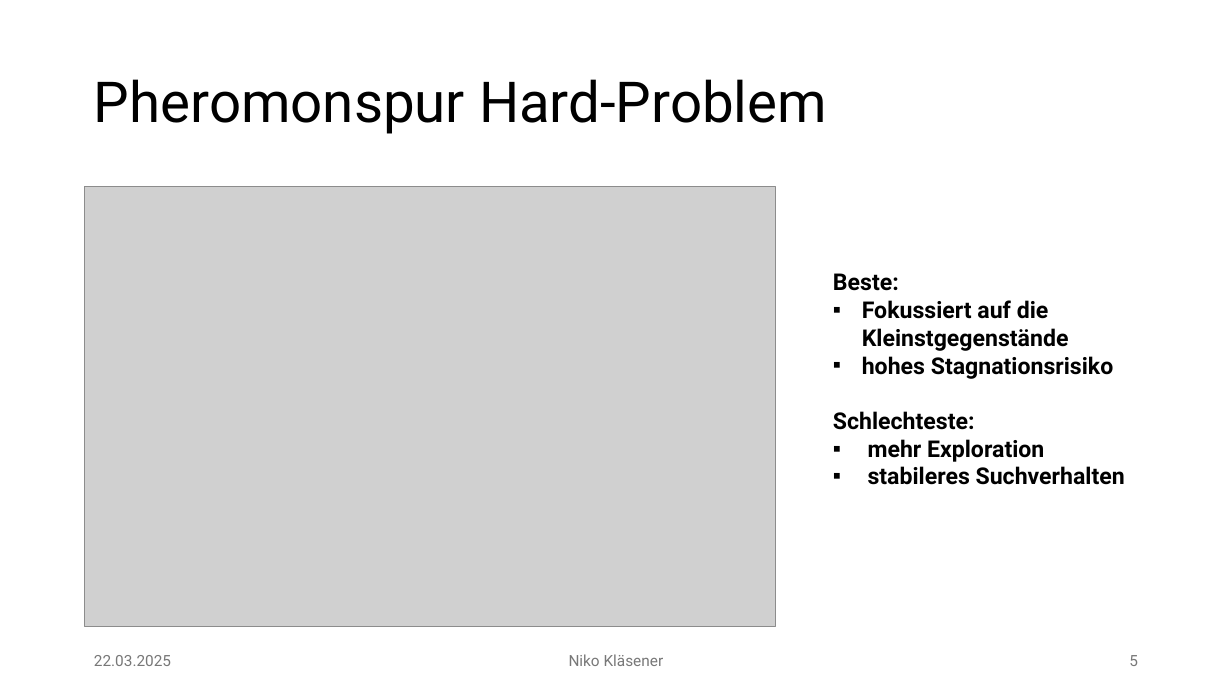
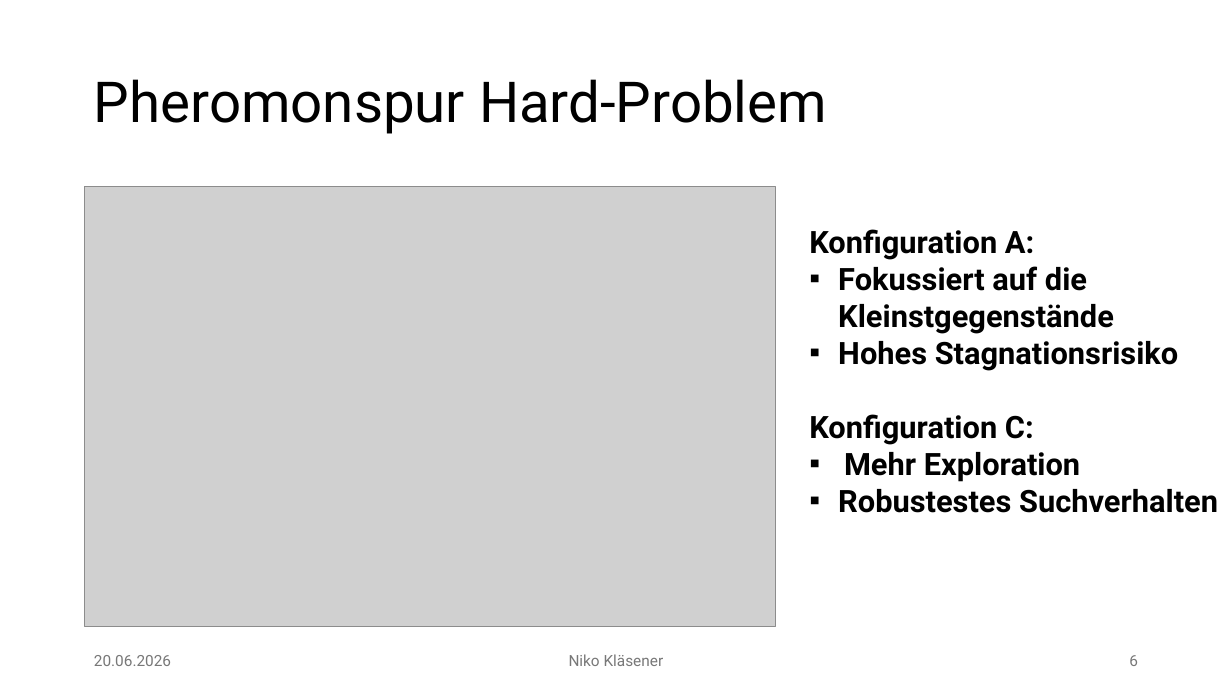
Before and after one commit to Niggo1299/BMO-Projekt, a slide deck: slide 6 of BMO-Projekt.pptx (slide 5 before the commit). Drawn at 1232x693 pixels with LibreOffice and Linux fonts; fonts in the diff are those of the drawing; grey boxes stand for pictures; background and template pictures are left out. Boxes give left, top, right and bottom in pixels: in the first picture for what was removed or moved away, otherwise in the second. Text is boxed around its words. In the diff, an @@ line names an element or a change of style, - is before the commit and + after.

```diff
--- a/BMO-Projekt.pptx
+++ b/BMO-Projekt.pptx
@@ text "Konfiguration A:": place and size @@
-text "Konfiguration A:" at bbox=[833, 273, 1125, 485]
+text "Konfiguration A:" at bbox=[809, 229, 1218, 513]
@@ text at bbox=[809, 229, 1034, 260]: text changed; size 18 to 24 pt @@
-Beste:
+Konfiguration A:
@@ text at bbox=[838, 266, 1114, 334]: size 18 to 24 pt in "Fokussiert auf die Kleinstgegenstände" @@
@@ text at bbox=[809, 341, 1218, 513]: text changed; size 18 to 24 pt @@
-▪ hohes Stagnationsrisiko
-Schlechteste:
-▪ mehr Exploration
-▪ stabileres Suchverhalten
+▪ Hohes Stagnationsrisiko
+Konfiguration C:
+▪ Mehr Exploration
+▪ Robustestes Suchverhalten
@@ text at bbox=[94, 655, 171, 666]: text changed @@
-22.03.2025
+20.06.2026
```
Also in this commit, not shown: 8 other slides changed, 1 slide added, 29 other files.
